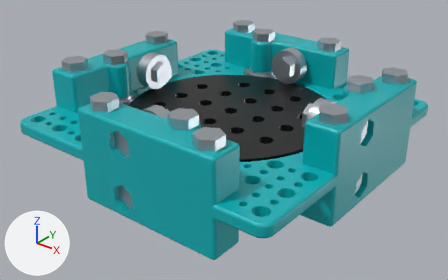
Renders of the Blender file parts/oobb_part_turret_9_width_9_height_6_depth_5_turret_diameter_606_bearing_4_number_of_guides/assembly/render/assembly.blend from each side of a commit.
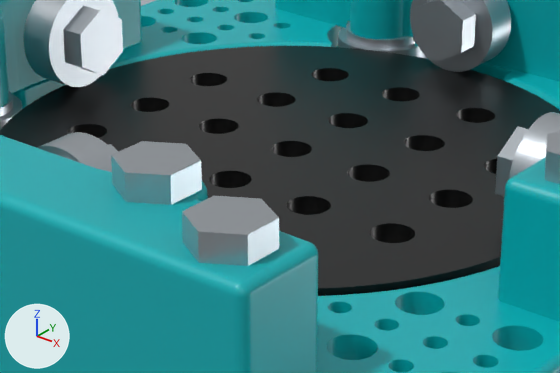
Each version appears first whole from a 50 mm lens placed at (0.1594, -0.2039, 0.1136), pointed at (0.0011, -0.006, -0.0091), and next in a close-up on the part from 29% to 72% of the width and 21% to 67% of the height. Lighting does not change. The marker at lower left points along +X, +Y and +Z. The last two pictures show the newer version.

Names of what the first close-up shows: 'bearing 1', 'bearing 3', 'face_bolt 1', 'face_bolt 3', 'frame -1', 'joint_bolt 2.001', 'joint_bolt 2.002', 'rotor -1', 'upper 0', 'upper 1', 'upper 2', 'upper 3' and 9 more.
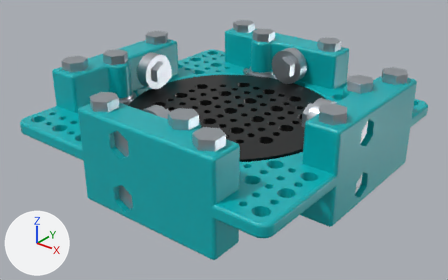
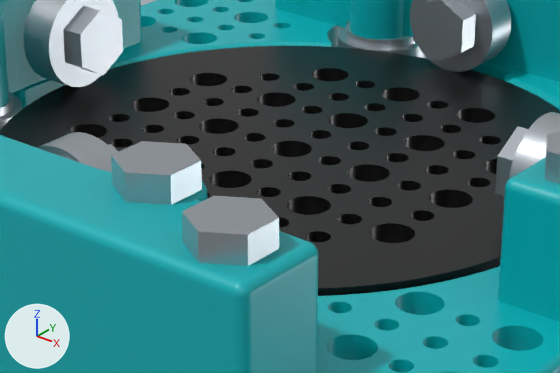
Edits to the scene script, one JSON object a line:
```json
{"block": "me_rotor", "where": "# used by ob_rotor__1; location = (0.0, 0.0, 0.0); scale = (0.001, 0.001, 0.001)"}
{"op": "remove", "block": "me_rotor", "code": "me_rotor.from_pydata(...)  # 4512 vertices, 9104 faces; spans x -47.5..47.5, y -47.5..47.5, z -3.0..3.0"}
{"op": "add", "block": "me_rotor", "code": "me_rotor.from_pydata(...)  # 13728 vertices, 27728 faces; spans x -47.5..47.5, y -47.5..47.5, z -3.0..3.0"}
{"block": "me_rotor", "change": "me_rotor part 1: 9216 vertices added at x -31.8..31.8, y -31.8..31.8, z -3.0..3.0"}
```

Boxes (x1, y1, x2, y2) around the edits, measured in the close-ups (560 x 373 px):
```json
{"part": 1, "of": "me_rotor", "change": "added", "after": [90, 46, 560, 249], "on screen": "black"}
```
